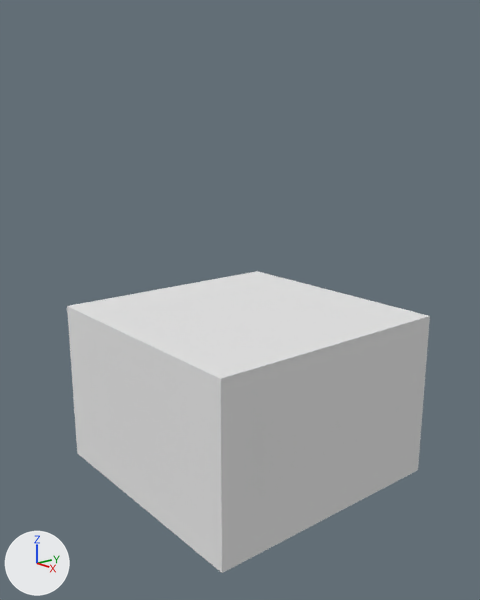
Renders of the Blender file resources/assets/minecraftspaceagency/models/blend/comSatBase.blend from each side of a commit.
One viewpoint serves both versions: a 50 mm camera at (5.91, -4.9, 4.21) aimed at (-0.18, 0.09, 2.09). Every picture has the same lights, and +X, +Y and +Z are marked at lower left.

The scene before the commit, as lines of its bpy script (objects in view):
```python
me_cube = bpy.data.meshes.new('Cube')
me_cube.from_pydata(...)  # a box spanning x -1.0..1.0, y -1.0..1.0, z -1.0..1.0
me_cube.materials.append(mat_material)  # its picture is missing
ob_cube = bpy.data.objects.new('Cube', me_cube)
ob_cube.location = (0.0, 0.0, 1.01)
ob_cube.scale = (1.54, 1.54, 1.0)
```
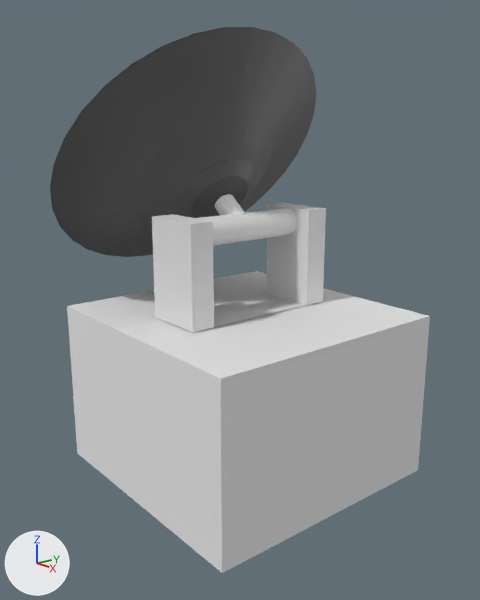
What differs and where, as boxes (x1, y1, x2, y2) in the pictures (480 x 600 px):
'Dish', added (black): after (50, 27, 316, 257)
'Base', added: after (152, 203, 326, 333)

What the commit changed:
Picture 'sataliteDish.png' (img_satalitedish_png) is new.
Material 'sataliteDish.png' (mat_satalitedish_png) is new.
Its texture is img_satalitedish_png.
Mesh me_sphere_001 is new.
It has 361 vertices, 298 faces and spans x -1.84..1.78, y -1.83..1.79, z -0.07..2.48.
It uses material mat_satalitedish_png (picture img_satalitedish_png).
Mesh me_cube_001 is new.
It has 84 vertices, 47 faces and spans x -1.07..0.93, y -6.71..7.21, z -0.05..1.95.
Object 'Dish' (ob_dish) is new; it shows me_sphere_001.
Its location is (-0.04, -0.01, 3.03).
Its rotation in degrees is (0, 309, 0).
Object 'Base' (ob_base) is new; it shows me_cube_001.
Its location is (-0.01, -0.03, 2.05).
Its scale is (0.372, 0.143, 0.582).
